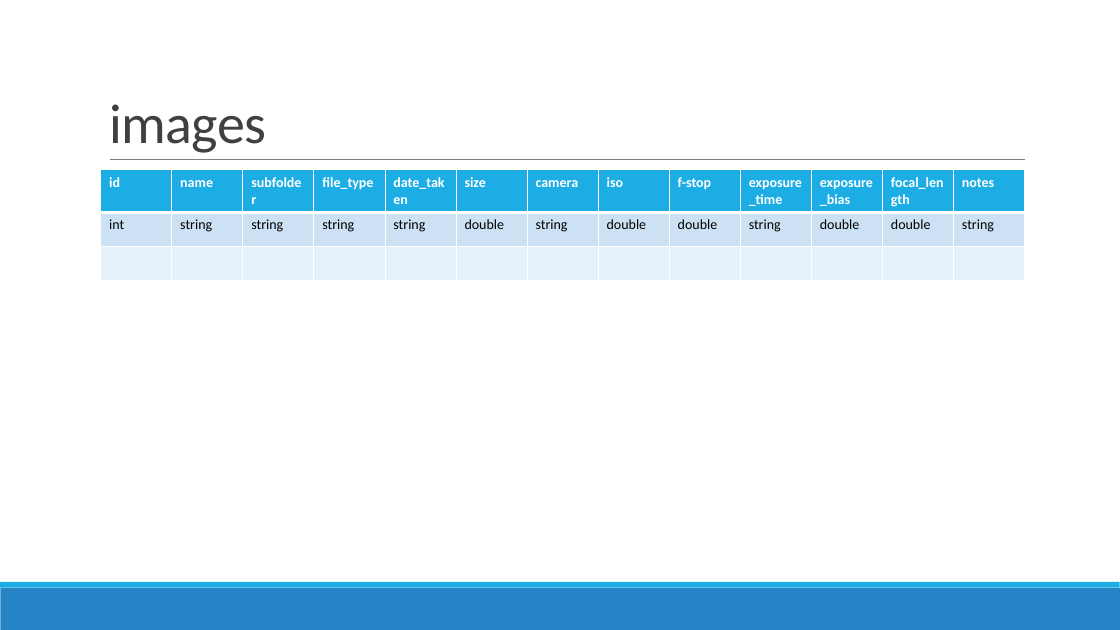
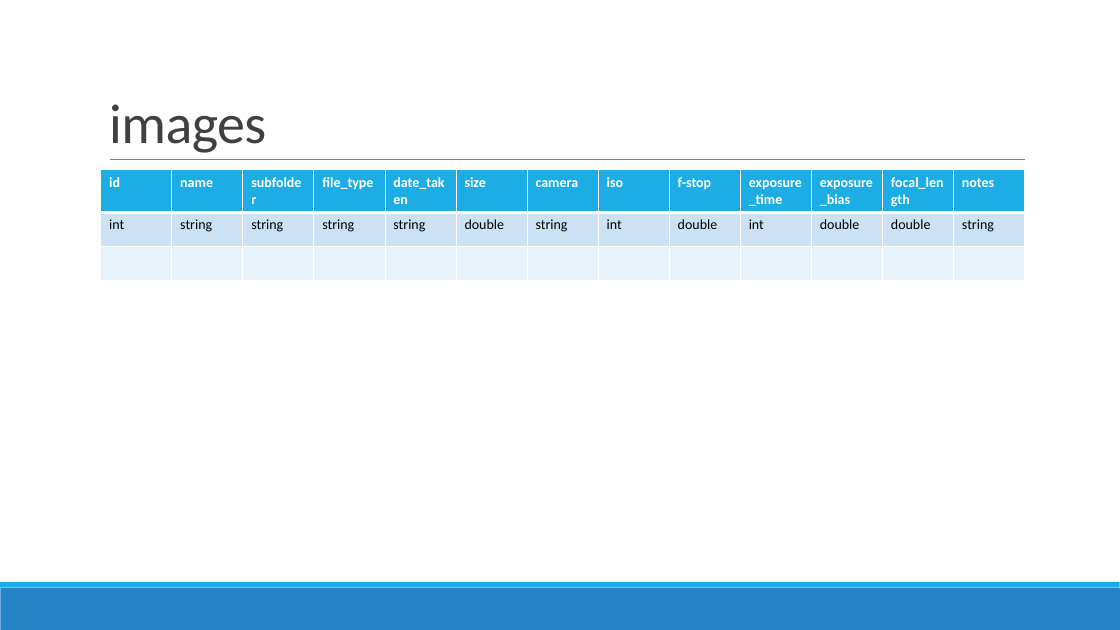
Before and after one commit to LuckyLuke-n/PicturePerfect, a slide deck: slide 3 of Documentation/sqlite.pptx. Drawn at 1120x630 pixels with LibreOffice and Linux fonts; fonts in the diff are those of the drawing. Boxes give left, top, right and bottom in pixels: in the first picture for what was removed or moved away, otherwise in the second. Text is boxed around its words. In the diff, an @@ line names an element or a change of style, - is before the commit and + after.

Commit message:
database column types changed

```diff
--- a/Documentation/sqlite.pptx
+++ b/Documentation/sqlite.pptx
@@ table at (101, 170, 1029, 280) @@
-row 2, column 8: double
+row 2, column 8: int
-row 2, column 10: string
+row 2, column 10: int
```
Also in this commit, not shown: 2 other files.
